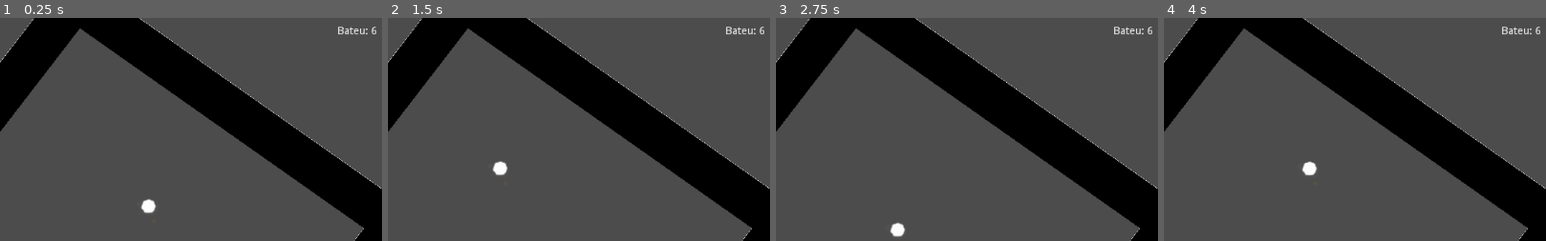
Above: before the commit, frames 1-4 (left to right).
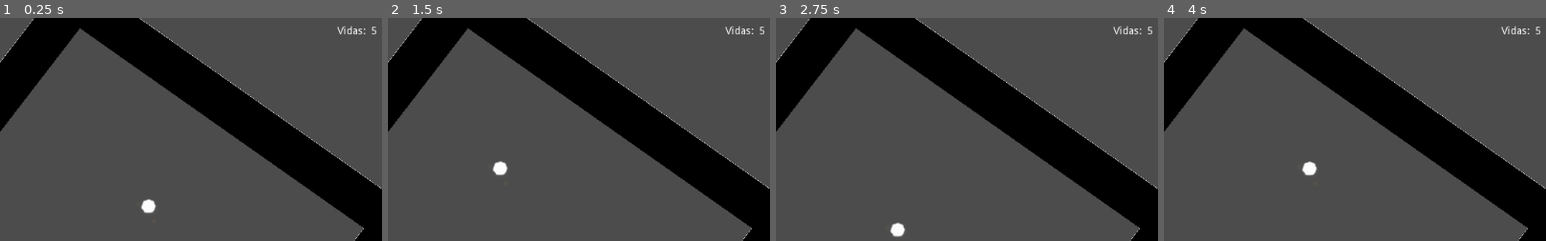
Above: after the commit, the same moments.

Repository: MatheusFerlin/AtividadeN2
Game: Godot game, scene res://Cena/AtividadeComputacaoGrafica.tscn
Same seed, same stepped clock (60 frames per second), same inputs: the game is played once before the commit and once after it.
Inputs:
- Up to frame 1 (0.25 s): no input
- Up to frame 2 (1.5 s): hold Right (ui_right) 0.53-1.28 s; hold Down (ui_down) from 1.28 s (still down)
- Up to frame 3 (2.75 s): release Down (ui_down) at 2.03 s; hold Right (ui_right) from 2.03 s (still down)
- Up to frame 4 (4 s): release Right (ui_right) at 2.78 s; hold Up (ui_up) 2.78-3.53 s; hold Left (ui_left) from 3.53 s (still down)
The pictures show only the part of the screen within x 32-82%, y 3-53%; the shares and areas given below are measured in that part.

The runs differ from the first frame. In frame 1, 0.2% of the frame differs, in the area x 88-98%, y 3-8%; in frame 2, 0.2%; in frame 3, 0.2%; in frame 4, 0.2%.

Commit message:
Add files via upload

Diff:
--- a/AtividadeComputacaoGraficaMatheusFerlin/Cena/AtividadeComputacaoGrafica.tscn
+++ b/AtividadeComputacaoGraficaMatheusFerlin/Cena/AtividadeComputacaoGrafica.tscn
@@ -155,7 +155,7 @@
 margin_top = 29.0
 margin_right = 825.0
 margin_bottom = 43.0
-text = "Bateu:"
+text = "Vidas:"
 
 [connection signal="body_entered" from="Esquerda/esquerda" to="." method="_on_esquerda_body_entered"]
 [connection signal="body_entered" from="Direita/direita" to="." method="_on_direita_body_entered"]
--- a/AtividadeComputacaoGraficaMatheusFerlin/Scripts/GlobalVariable.gd
+++ b/AtividadeComputacaoGraficaMatheusFerlin/Scripts/GlobalVariable.gd
@@ -1,7 +1,7 @@
 extends Node
 
 var placar1=0
-var placar2=0
+var placar2=11
 
 func _ready():
 
@@ -9,6 +9,43 @@
 func _physics_process(delta):
 	$placa1.text = str(placar1)
 	$placa2.text = str(placar2)
+	verificarSeAlterouPosicao()
+	if placar2 == 0:
+		get_tree().quit()
+	pass
+
+
+
+func _on_esquerda_body_entered(body):
+	placar2 = placar2 -1
+	verificarSeAlterouPosicao()
+	print("Hit")
+	pass # Replace with function body.
+
+
+func _on_direita_body_entered(body):
+	placar2 = placar2 -1
+	verificarSeAlterouPosicao()
+	print("Hit")
+	pass # Replace with function body.
+
+
+func _on_baixo_body_entered(body):
+	placar2 = placar2 -1
+	print("Hit")
+	verificarSeAlterouPosicao()
+	pass # Replace with function body.
+
+
+func _on_cima_body_entered(body):
+	placar2 = placar2 -1
+	verificarSeAlterouPosicao()
+	print("Hit")
+
+	pass # Replace with function body.
+
+
+func verificarSeAlterouPosicao():
 	if  Input.is_action_just_pressed("ui_right"):
 		placar1= placar1+1
 	pass
@@ -23,28 +60,3 @@
 	if  Input.is_action_just_pressed("ui_left"):
 		placar1= placar1+1
 	pass
-
-
-func _on_esquerda_body_entered(body):
-	placar2 = placar2 +1
-	print("Hit")
-	pass # Replace with function body.
-
-
-func _on_direita_body_entered(body):
-	placar2 = placar2 +1
-	print("Hit")
-	pass # Replace with function body.
-
-
-func _on_baixo_body_entered(body):
-	placar2 = placar2 +1
-	print("Hit")
-	pass # Replace with function body.
-
-
-func _on_cima_body_entered(body):
-	placar2 = placar2 +1
-	print("Hit")
-
-	pass # Replace with function body.
